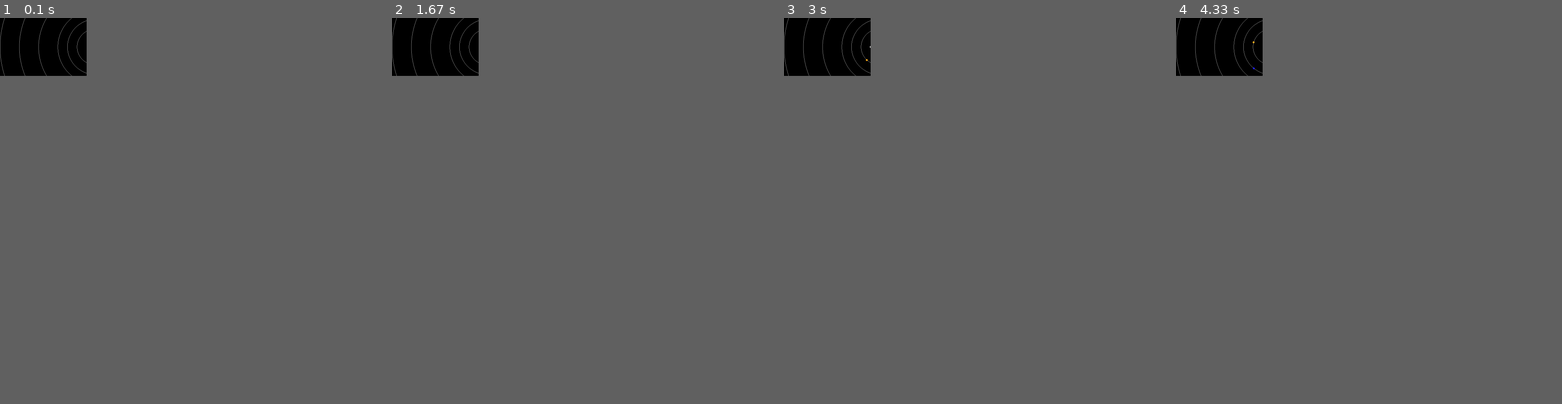
Above: before the commit, frames 1-4 (left to right).
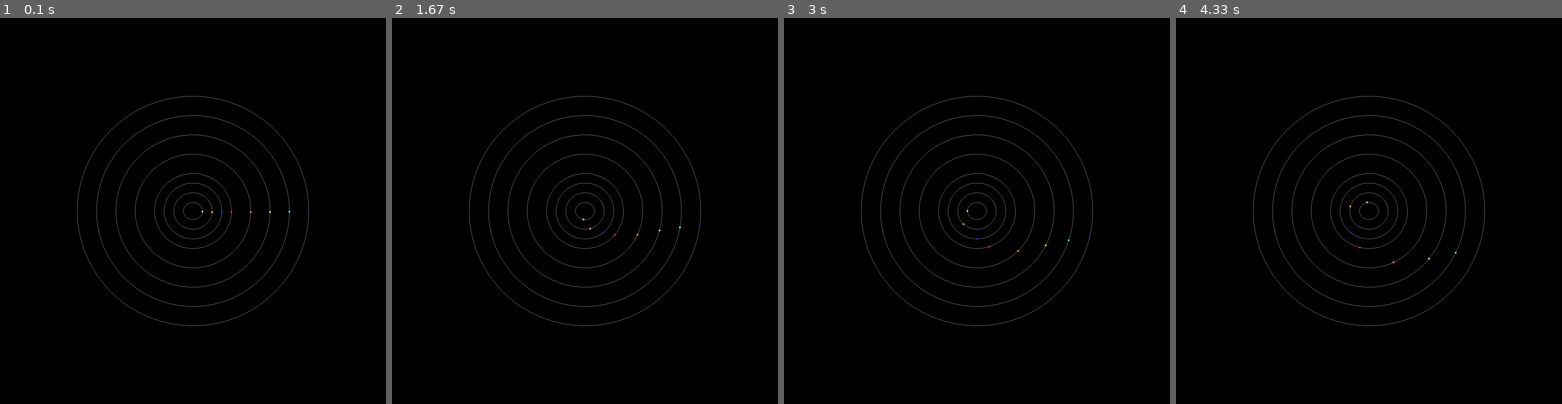
Above: after the commit, the same moments.

Repository: YLiu-101/gravity-simulator
Game: pygame game, started from main.py
Same seed, same stepped clock (60 frames per second), same inputs: the game is played once before the commit and once after it.
Inputs:
- Up to frame 1 (0.1 s): no input
- Up to frame 2 (1.67 s): no input
- Up to frame 3 (3 s): no input
- Up to frame 4 (4.33 s): no input
The window is 202x135 before the commit and 900x900 after it. Grey fills any space a smaller window leaves; there, only what the larger window draws over its background counts as a difference.

The runs differ from the first frame. In frame 1, 1.1% of the frame differs, in the area x 0-81%, y 0-80%; in frame 2, 1.1%; in frame 3, 1.1%; in frame 4, 1.1%, in the area x 0-80%, y 0-80%.

Commit message:
added stuff

Diff:
--- a/main.py
+++ b/main.py
@@ -2,7 +2,7 @@
 import math
 
 # Constants for window dimensions
-WIDTH, HEIGHT = 1000, 300
+WIDTH, HEIGHT = 2000, 2000
 
 # Constants for colors
 WHITE = (255, 255, 255)
@@ -42,7 +42,7 @@
 # Main function
 def main():
     pygame.init()
-    screen = pygame.display.set_mode((450, 300))
+    screen = pygame.display.set_mode((2000, 2000))
     pygame.display.set_caption("Solar System Simulator")
     clock = pygame.time.Clock()
 
